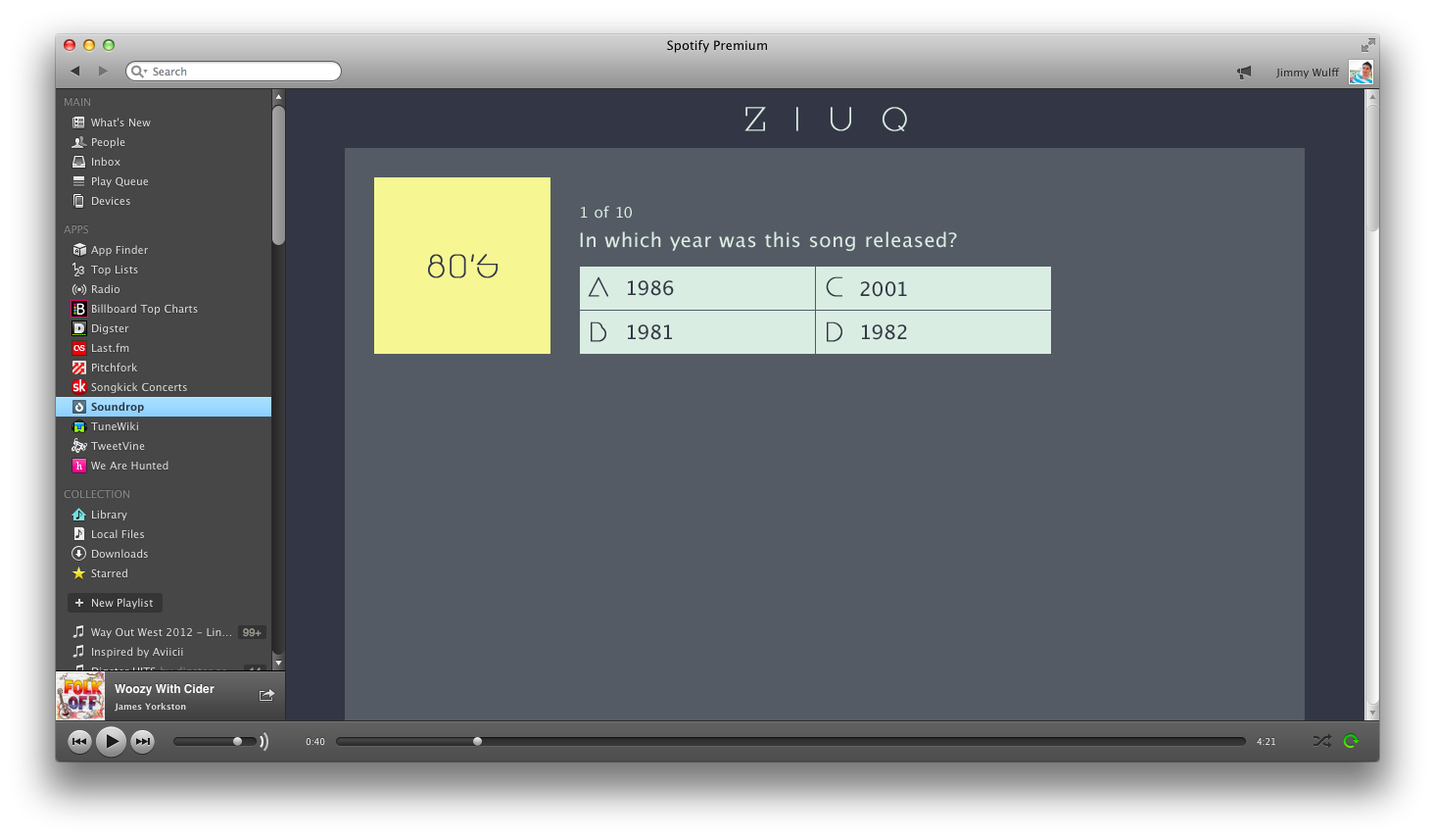
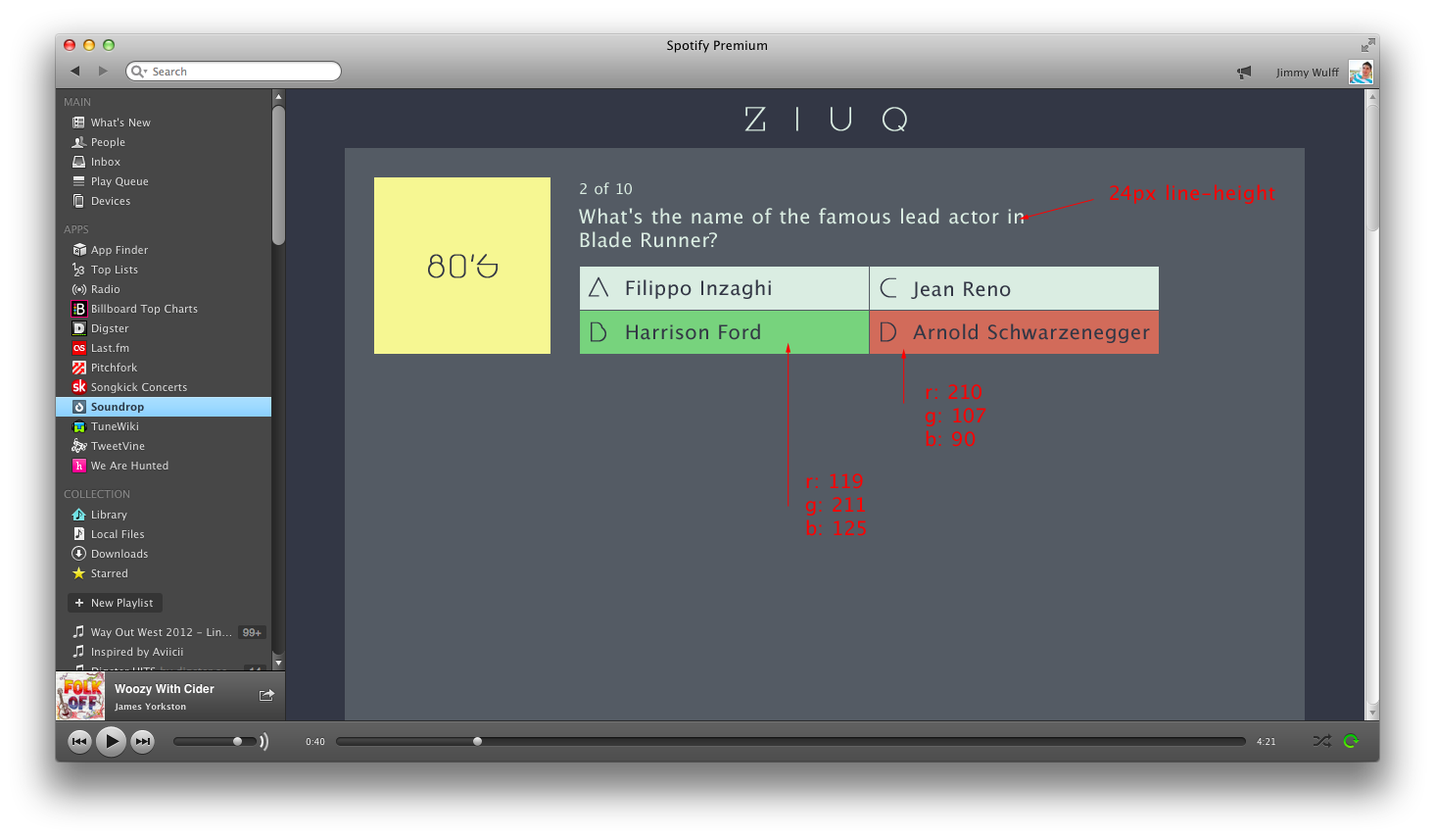
Layered file, before and after one edit (1435x839). Changes by layer:
showed group "4b" (25 layers) over [578,182,1276,536]
added group "mått och färger" (1st of 5, in "4b") with 5 layers in group "4b" over [785,184,1276,536]
added layer "r: 119 g: 211 b: 125" in group "mått och färger" over [805,473,866,536]
added layer "r: 210 g: 107 b: 90" in group "mått och färger" over [924,383,987,447]
added layer "24px line-height" in group "mått och färger" over [1109,184,1276,204]
added layer "Layer 17" in group "mått och färger" over [785,198,1095,507]
showed "2 of 10 What's the name of the famous lead actor in Blade Runne" over [578,182,1024,248]
showed "Jean Reno" over [911,281,1011,299]
showed "c" (1st of 2, in "4b") over [879,277,897,298]
showed "Arnold Schwarzenegger" over [912,323,1151,343]
showed "d" (1st of 2, in "4b") over [880,321,897,342]
showed "Harrison Ford" over [625,323,761,340]
showed "b" (1st of 2, in "4b") over [590,321,607,342]
showed "Filippo Inzaghi" over [625,279,771,299]
showed "Layer 12 copy 3" (1st of 2, in "4b") over [869,266,1159,310]
showed "Layer 12 copy 2" (1st of 2, in "4b") over [869,310,1159,354]
showed "Layer 12 copy" (1st of 2, in "4b") over [579,266,869,310]
showed "Layer 12" (1st of 2, in "4b") over [579,310,869,354]
showed "Layer 7" (1st of 4, in "4b") over [578,182,1276,536]
hid group "4a" (27 layers) over [578,182,1276,536]
